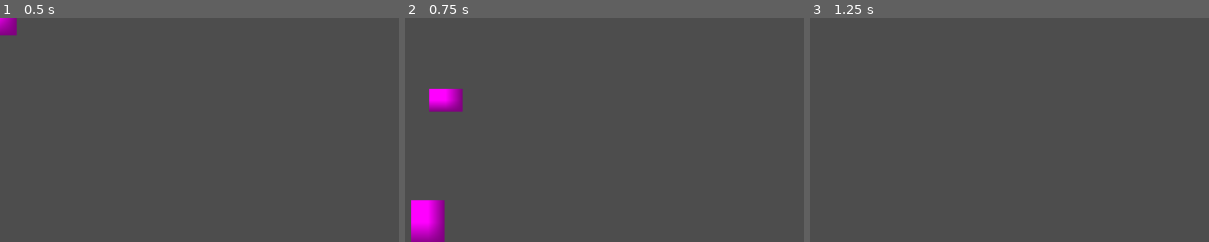
Above: before the commit, frames 1-3 (left to right).
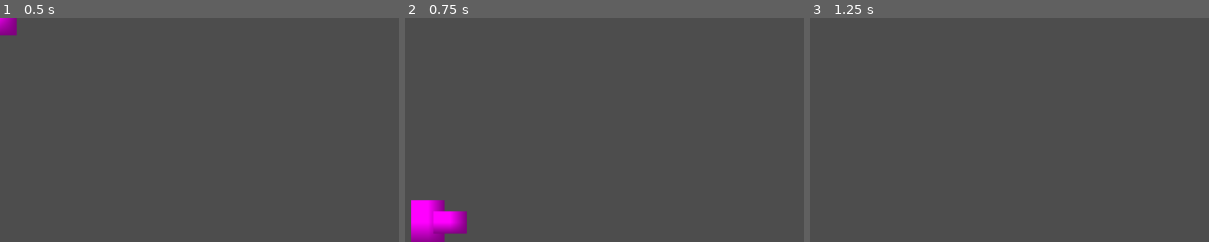
Above: after the commit, the same moments.

Repository: ima-cow/Fighting-game-adv-comp-sci
Game: Godot game, scene res://scenes/characters/ninja.tscn
Two runs of this game, one before a commit and one after it. Both use one fixed random seed, a clock stepped at 60 frames per second and the inputs below. This scene is started directly instead of the project's main scene.
Inputs:
- Up to frame 1 (0.5 s): no input
- Up to frame 2 (0.75 s): hold D (move_right) from 0.53 s (still down); tap H (grab) at 0.6 s
- Up to frame 3 (1.25 s): keep holding D (move_right); tap Space (jump) at 0.77 s; tap U (jab) at 0.8 s
The pictures show only the part of the screen within x 0-50%, y 38-88%; the shares and areas given below are measured in that part.

Frame 1 is identical in both runs. In frame 2, 1.7% of the frame differs, in the area x 6-16%, y 31-97%; in frame 3, nothing differs.
Error in both runs: Invalid access to property or key 'body_shape_exited' on a base object of type 'null instance'. (res://scripts/player_movement.gd:9)

Commit message:
got player selection and stage selection working

Diff:
--- a/scenes/stages/big_hands_city.tscn
+++ b/scenes/stages/big_hands_city.tscn
@@ -1,4 +1,7 @@
-[gd_scene load_steps=6 format=3 uid="uid://bc87oi50iuyew"]
+[gd_scene load_steps=8 format=3 uid="uid://bc87oi50iuyew"]
+
+[ext_resource type="Script" uid="uid://w8014pexwe8y" path="res://scripts/stage.gd" id="1_ehygr"]
+[ext_resource type="Texture2D" uid="uid://qdjli3urk4tm" path="res://icon.svg" id="2_iaxrx"]
 
 [sub_resource type="RectangleShape2D" id="RectangleShape2D_lqbhf"]
 size = Vector2(1536, 880)
@@ -14,6 +17,7 @@
 size = Vector2(256, 26)
 
 [node name="BigHandsCity" type="Node"]
+script = ExtResource("1_ehygr")
 
 [node name="Camera2D" type="Camera2D" parent="."]
 
@@ -72,3 +76,82 @@
 [node name="CollisionShape2D" type="CollisionShape2D" parent="Stage/Platform3"]
 shape = SubResource("RectangleShape2D_5md5d")
 one_way_collision = true
+
+[node name="CharacterSelector" type="Control" parent="."]
+layout_mode = 3
+anchors_preset = 0
+offset_left = -576.0
+offset_top = -320.0
+offset_right = -536.0
+offset_bottom = -280.0
+
+[node name="ColorRect" type="ColorRect" parent="CharacterSelector"]
+custom_minimum_size = Vector2(1152, 648)
+layout_mode = 0
+offset_top = -4.0
+offset_right = 1152.0
+offset_bottom = 644.0
+color = Color(0.0768358, 0.0768358, 0.0768358, 1)
+
+[node name="CenterContainer" type="CenterContainer" parent="CharacterSelector"]
+custom_minimum_size = Vector2(1152, 648)
+layout_mode = 0
+offset_right = 40.0
+offset_bottom = 40.0
+
+[node name="HBoxContainer" type="HBoxContainer" parent="CharacterSelector/CenterContainer"]
+layout_mode = 2
+alignment = 1
+script = ExtResource("1_ehygr")
+
+[node name="CenterContainer" type="CenterContainer" parent="CharacterSelector/CenterContainer/HBoxContainer"]
+custom_minimum_size = Vector2(200, 200)
+layout_mode = 2
+
+[node name="VBoxContainer" type="VBoxContainer" parent="CharacterSelector/CenterContainer/HBoxContainer/CenterContainer"]
+layout_mode = 2
+
+[node name="NinjaButton" type="TextureButton" parent="CharacterSelector/CenterContainer/HBoxContainer/CenterContainer/VBoxContainer"]
+layout_mode = 2
+texture_normal = ExtResource("2_iaxrx")
+
+[node name="Label" type="Label" parent="CharacterSelector/CenterContainer/HBoxContainer/CenterContainer/VBoxContainer"]
+layout_mode = 2
+text = "Ninja"
+horizontal_alignment = 1
+
+[node name="CenterContainer2" type="CenterContainer" parent="CharacterSelector/CenterContainer/HBoxContainer"]
+custom_minimum_size = Vector2(200, 200)
+layout_mode = 2
+
+[node name="VBoxContainer" type="VBoxContainer" parent="CharacterSelector/CenterContainer/HBoxContainer/CenterContainer2"]
+layout_mode = 2
+
+[node name="CowboyButton" type="TextureButton" parent="CharacterSelector/CenterContainer/HBoxContainer/CenterContainer2/VBoxContainer"]
+layout_mode = 2
+texture_normal = ExtResource("2_iaxrx")
+
+[node name="Label" type="Label" parent="CharacterSelector/CenterContainer/HBoxContainer/CenterContainer2/VBoxContainer"]
+layout_mode = 2
+text = "Cowboy"
+horizontal_alignment = 1
+
+[node name="CenterContainer3" type="CenterContainer" parent="CharacterSelector/CenterContainer/HBoxContainer"]
+custom_minimum_size = Vector2(200, 200)
+layout_mode = 2
+
+[node name="VBoxContainer" type="VBoxContainer" parent="CharacterSelector/CenterContainer/HBoxContainer/CenterContainer3"]
+layout_mode = 2
+
+[node name="BigHandsButton" type="TextureButton" parent="CharacterSelector/CenterContainer/HBoxContainer/CenterContainer3/VBoxContainer"]
+layout_mode = 2
+texture_normal = ExtResource("2_iaxrx")
+
+[node name="Label" type="Label" parent="CharacterSelector/CenterContainer/HBoxContainer/CenterContainer3/VBoxContainer"]
+layout_mode = 2
+text = "Big Hands"
+horizontal_alignment = 1
+
+[connection signal="button_up" from="CharacterSelector/CenterContainer/HBoxContainer/CenterContainer/VBoxContainer/NinjaButton" to="." method="_on_ninja_button_button_up"]
+[connection signal="button_up" from="CharacterSelector/CenterContainer/HBoxContainer/CenterContainer2/VBoxContainer/CowboyButton" to="." method="_on_cowboy_button_button_up"]
+[connection signal="button_up" from="CharacterSelector/CenterContainer/HBoxContainer/CenterContainer3/VBoxContainer/BigHandsButton" to="." method="_on_big_hands_button_button_up"]
--- a/scenes/stages/ninja_gardens.tscn
+++ b/scenes/stages/ninja_gardens.tscn
@@ -152,3 +152,5 @@
 horizontal_alignment = 1
 
 [connection signal="button_up" from="CharacterSelector/CenterContainer/HBoxContainer/CenterContainer/VBoxContainer/NinjaButton" to="." method="_on_ninja_button_button_up"]
+[connection signal="button_up" from="CharacterSelector/CenterContainer/HBoxContainer/CenterContainer2/VBoxContainer/CowboyButton" to="." method="_on_cowboy_button_button_up"]
+[connection signal="button_up" from="CharacterSelector/CenterContainer/HBoxContainer/CenterContainer3/VBoxContainer/BigHandsButton" to="." method="_on_big_hands_button_button_up"]
--- a/scripts/move.gd
+++ b/scripts/move.gd
@@ -5,13 +5,16 @@
 @export var end_lag = 0.1
 
 func _ready() -> void:
-	get_parent().get_parent().can_move = false
+	$"../..".can_move = false
 	await get_tree().create_timer(start_up).timeout
 	monitoring = true
-	get_child(1).visible = true
+	$Sprite2D.visible = true
 	await get_tree().create_timer(up_time).timeout
 	monitoring = false
-	get_child(1).visible = false
+	$Sprite2D.visible = false
 	await get_tree().create_timer(end_lag).timeout
-	get_parent().get_parent().can_move = true
+	$"../..".can_move = true
 	queue_free()
+
+func _physics_process(delta: float) -> void:
+	global_position = get_parent().get_parent().global_position
--- a/scripts/move_resolver.gd
+++ b/scripts/move_resolver.gd
@@ -19,6 +19,8 @@
 func do_move(position: Vector2, direction: int):
 	player_position = position
 	player_direction = direction
+	#spagetti code :/
+	#lmk if you know any better way to do this
 	if Input.is_action_just_pressed("jab") && !Input.is_action_pressed("move_left") && !Input.is_action_pressed("move_right"):
 		instantiate_move(jab)
 		print("jab")
--- a/scripts/player_movement.gd
+++ b/scripts/player_movement.gd
@@ -22,9 +22,9 @@
 		else:
 			velocity.x = move_toward(velocity.x, 0, speed)
 
-		get_child(2).do_move(global_position, 0)
+		$MoveResolver.do_move(global_position, 0)
 	else:
-		velocity.x = 0
+		velocity.x *= 0.9 * delta
 
 	move_and_slide()
 
